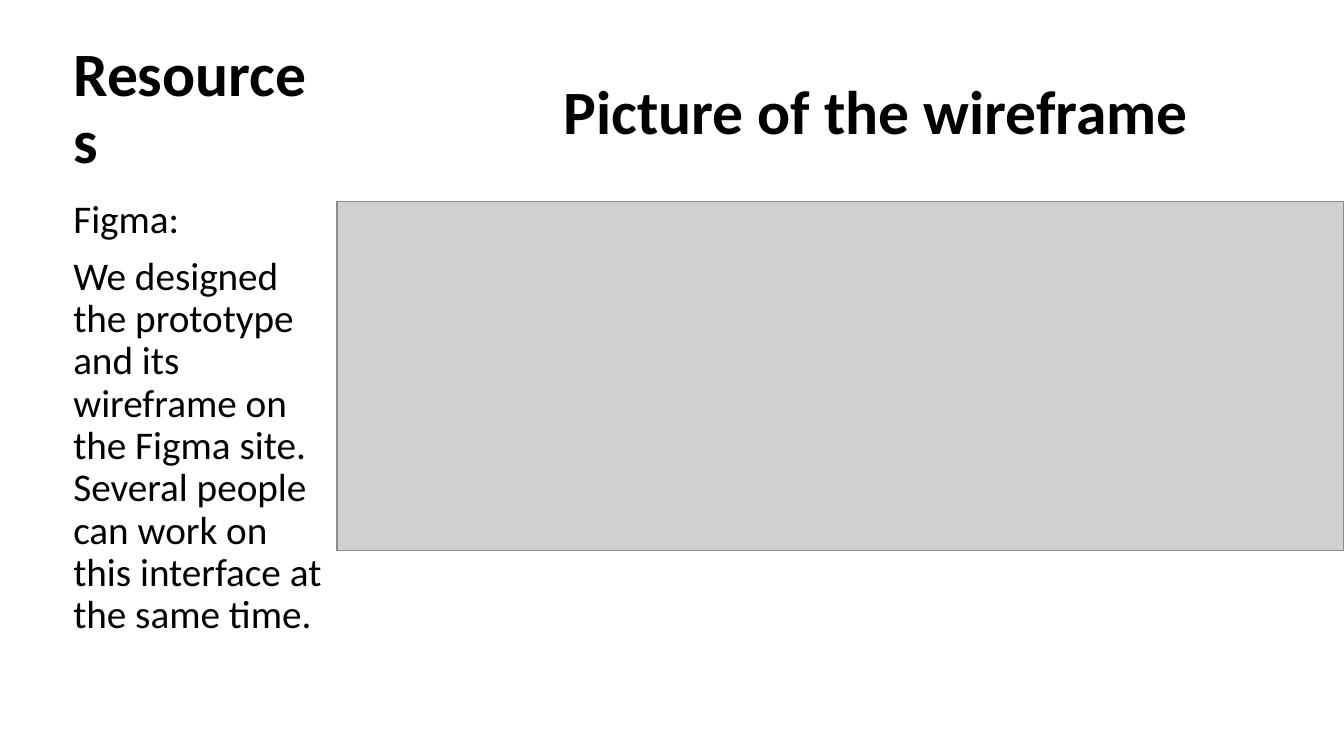
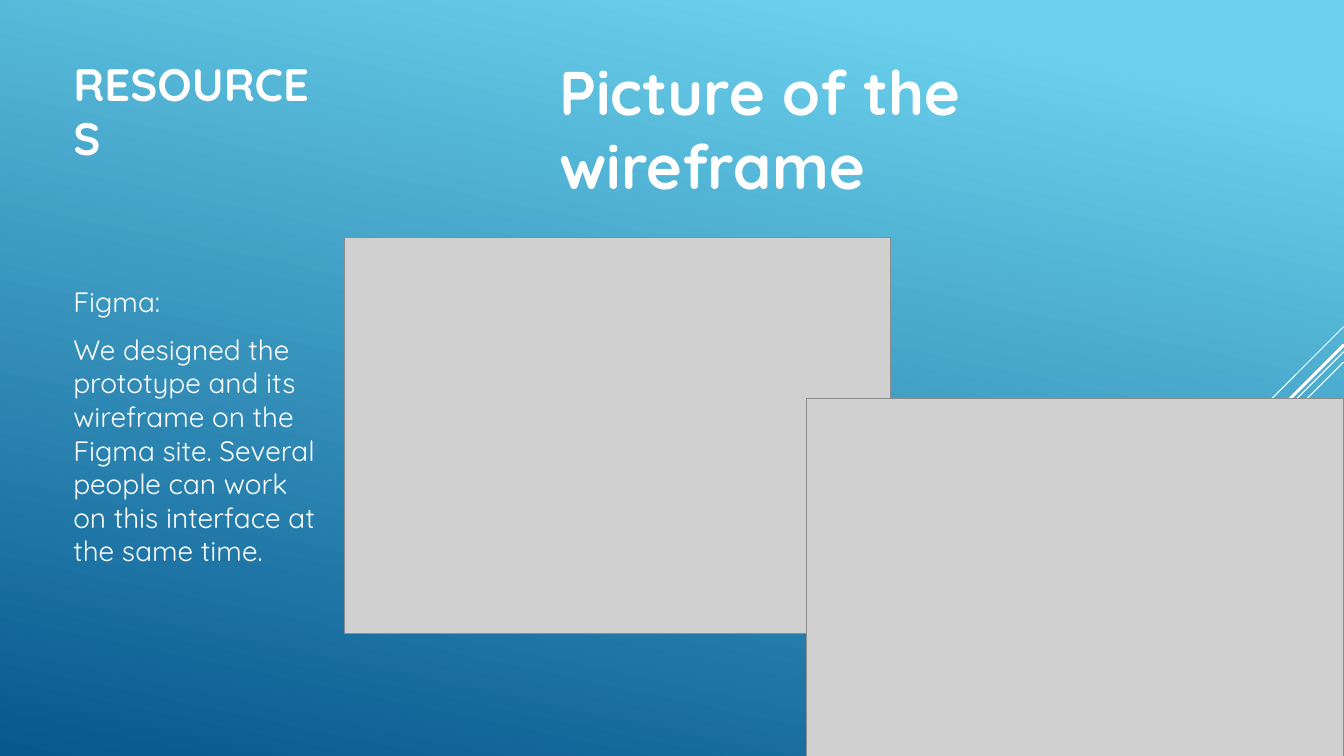
Before and after one commit to Bencee130/Quiz, a slide deck: slide 8 of Quiz presentation.pptx. Drawn at 1344x756 pixels with LibreOffice and Linux fonts; fonts in the diff are those of the drawing; grey boxes stand for pictures. Boxes give left, top, right and bottom in pixels: in the first picture for what was removed or moved away, otherwise in the second. Text is boxed around its words. In the diff, an @@ line names an element or a change of style, - is before the commit and + after.

```diff
--- a/Quiz presentation.pptx
+++ b/Quiz presentation.pptx
@@ background #FFFFFF to gradient #6ED2EB to #06588E @@
@@ title at [64, 49, 338, 172]: text changed; size 44 to 32.4 pt; font Calibri to Quicksand; text colour #000000 to #FFFFFF @@
-Resources
+RESOURCES
@@ text "Picture of the wireframe": place and size @@
-text "Picture of the wireframe" at [564, 90, 1188, 135]
+text "Picture of the wireframe" at [559, 69, 960, 190]
@@ text "Picture of the wireframe" at [559, 69, 960, 190]: font Calibri to Quicksand, text colour #000000 to #FFFFFF @@
@@ text "Figma:" at [73, 292, 314, 562]: size 28 to 20 pt, font Calibri to Quicksand, text colour #000000 to #FFFFFF; line spacing 0.9 to 1; vertical alignment top to middle @@
@@ picture removed at [337, 202, 1344, 551] @@
@@ picture added at [345, 238, 891, 634] @@
@@ group added at [1015, 327, 1344, 681]: 4 lines @@
@@ picture added at [807, 398, 1344, 756] @@
```
Also in this commit, not shown: 11 other slides changed, 1 other file.
